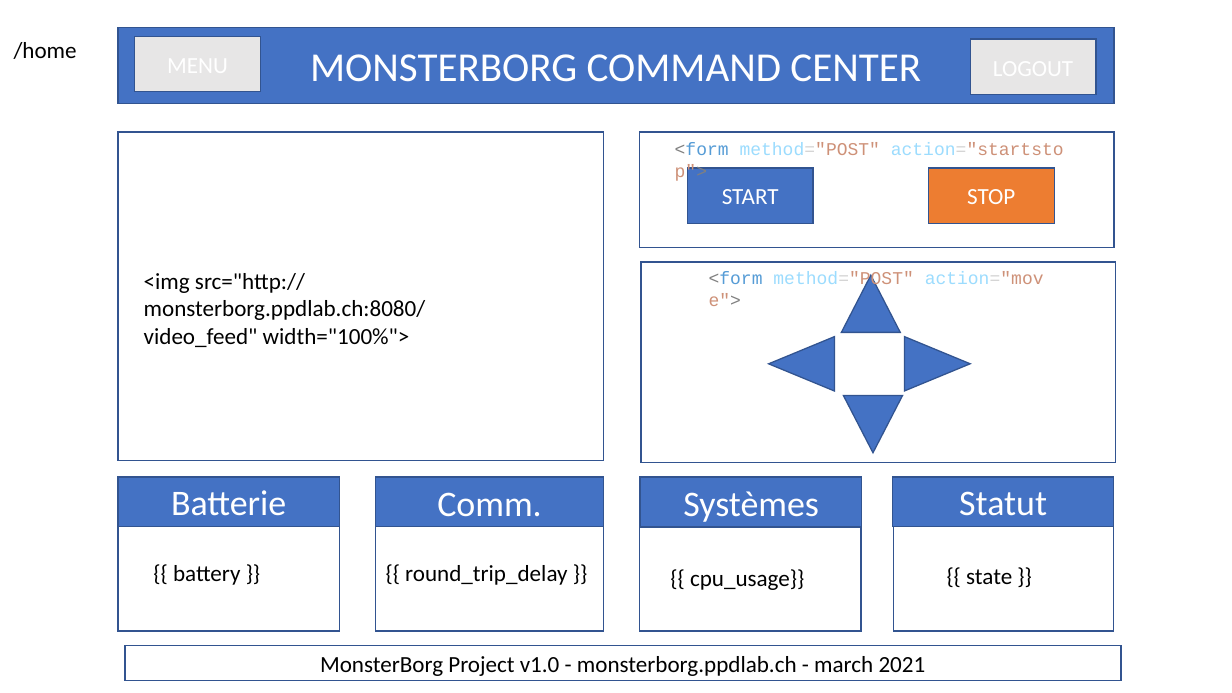
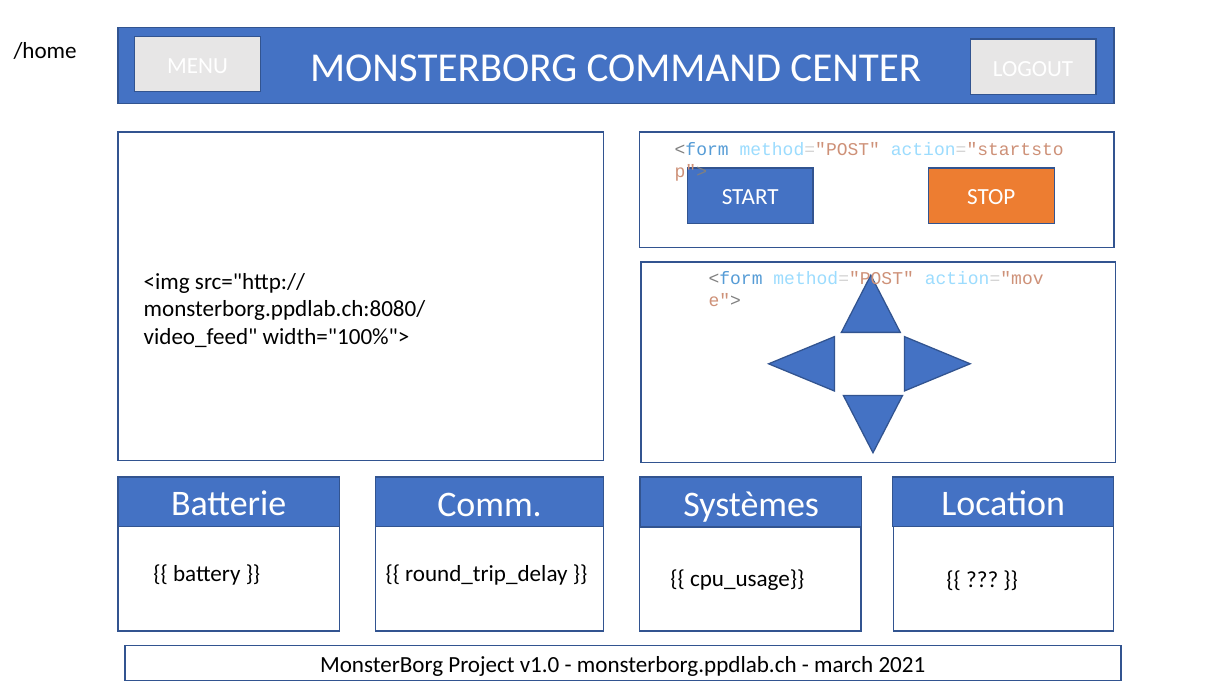
Before and after one commit to patrickpinard/MonsterBorg, a slide deck: slide 3 of documentation/Interface mockup.pptx. Drawn at 1232x693 pixels with LibreOffice and Linux fonts; fonts in the diff are those of the drawing. Boxes give left, top, right and bottom in pixels: in the first picture for what was removed or moved away, otherwise in the second. Text is boxed around its words. In the diff, an @@ line names an element or a change of style, - is before the commit and + after.

```diff
--- a/documentation/Interface mockup.pptx
+++ b/documentation/Interface mockup.pptx
@@ text in rectangle at (941,490,1064,516): text changed @@
-Statut
+Location
@@ text at (966,569,1012,584): text changed @@
-{{ state }}
+{{ ??? }}
```
Also in this commit, not shown: 1 other slide changed, 12 other files.
